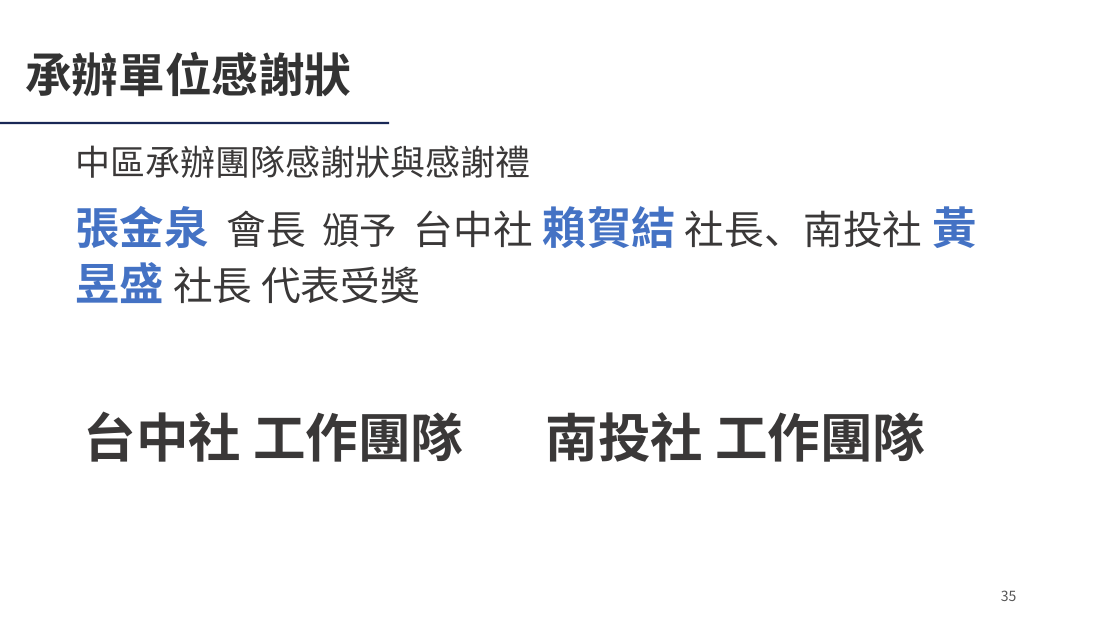
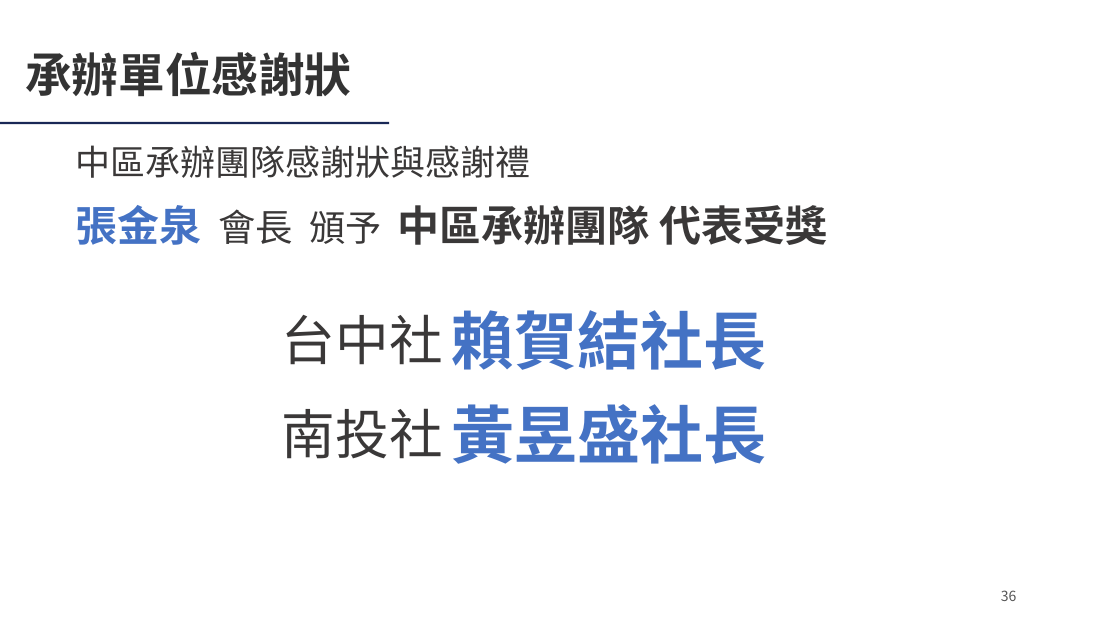
Before and after one commit to Ericliang680928/IAA, a slide deck: slide 36 of 20261204/agm/IAA會員大會簡報_20261204.pptx (slide 35 before the commit). Drawn at 1120x630 pixels with LibreOffice and Linux fonts; fonts in the diff are those of the drawing; background and template pictures are left out. Boxes give left, top, right and bottom in pixels: in the first picture for what was removed or moved away, otherwise in the second. Text is boxed around its words. In the diff, an @@ line names an element or a change of style, - is before the commit and + after.

```diff
--- a/20261204/agm/IAA會員大會簡報_20261204.pptx
+++ b/20261204/agm/IAA會員大會簡報_20261204.pptx
@@ text at bbox=[76, 205, 827, 245]: text changed; size 34 to 36 pt; bold on @@
-張金泉 會長 頒予 台中社 賴賀結 社長、南投社 黃昱盛 社長 代表受獎
+張金泉 會長 頒予 中區承辦團隊 代表受獎
@@ text at bbox=[282, 314, 443, 365]: text changed; size 45 to 46 pt; bold off @@
-台中社 工作團隊
+台中社
@@ text at bbox=[451, 310, 766, 370]: text changed; size 45 to 54 pt; text colour #3A3838 to #4472C4 @@
-南投社 工作團隊
+賴賀結社長
@@ text added at bbox=[282, 408, 443, 459], 46 pt, text #3A3838 @@
+南投社
@@ text added at bbox=[451, 404, 766, 464], 54 pt, text #4472C4, bold @@
+黃昱盛社長
@@ page number at bbox=[1001, 590, 1017, 601]: text changed @@
-35
+36
```
Also in this commit, not shown: 10 other slides changed, 1 slide added, 3 other files.
